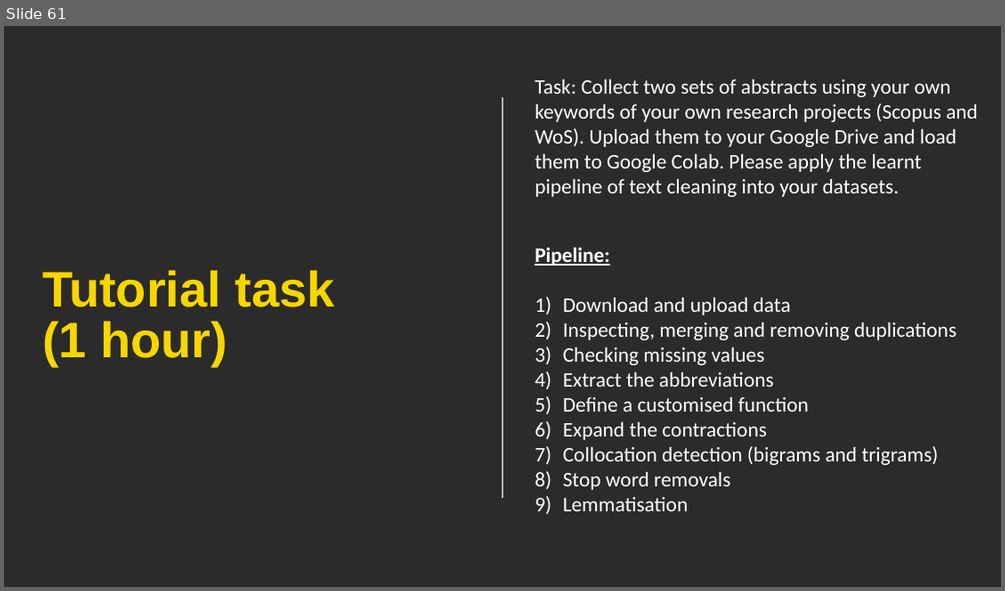
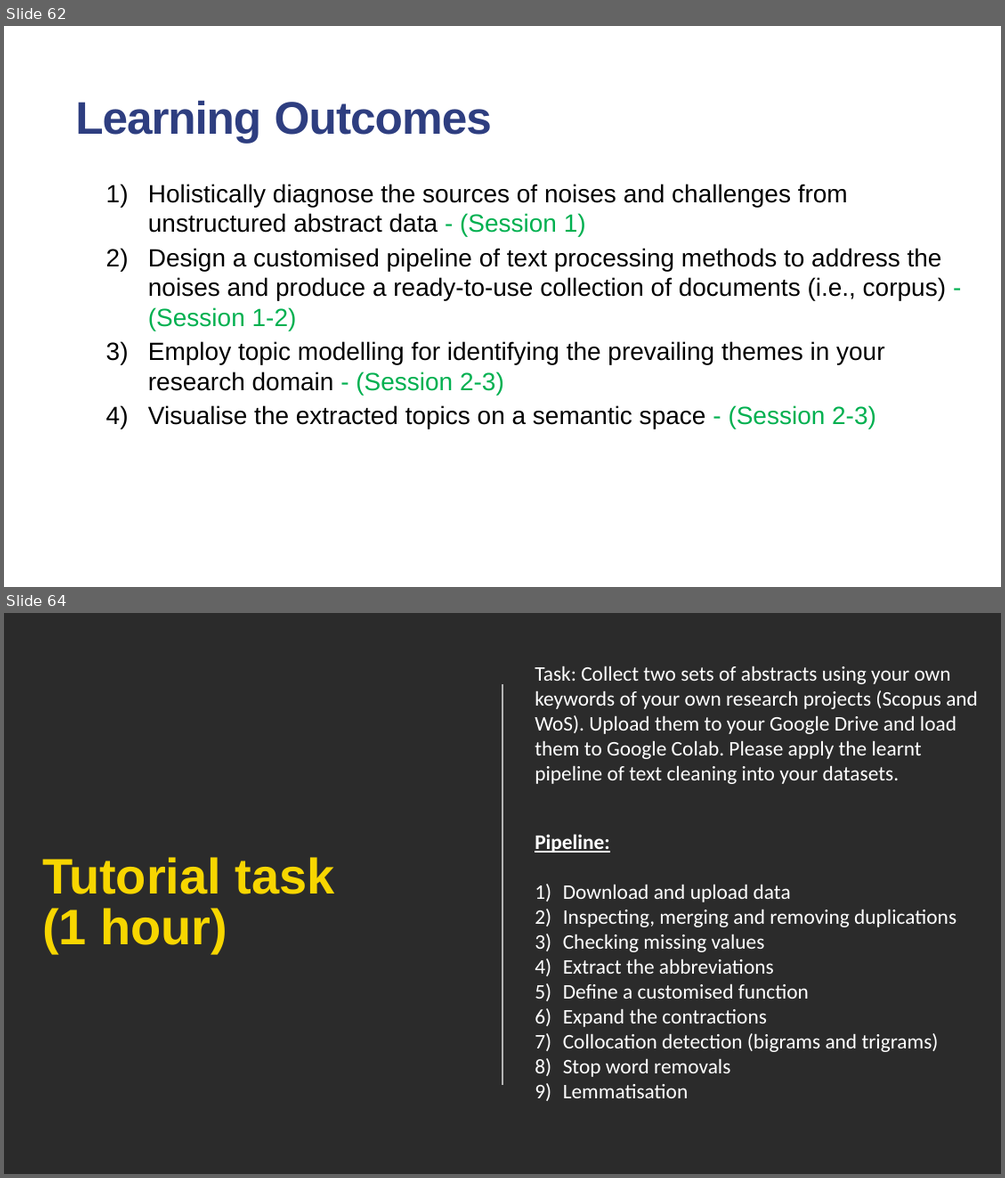
Before and after one commit to quanghuy2506/NUSC-LDA, a slide deck: PPT slides.pptx. Shown one above the other, each under a label of ours: slide 61 before the commit, slides 62 and 64 after it; the slides between them are not shown. The pictures are 1005x591 and 1005x1178 pixels, drawn with LibreOffice and Linux fonts; fonts in the diff are those of the drawing; background and template pictures are left out; a plain dark background stands for a picture behind light text. Boxes give left, top, right and bottom in pixels: in the first picture for what was removed or moved away, otherwise in the second. Text is boxed around its words. In the diff, an @@ line names an element or a change of style, - is before the commit and + after.

```diff
--- a/PPT slides.pptx
+++ b/PPT slides.pptx
@@ slide 62 added at [4, 26, 1001, 587], background picture (left out) @@
@@ title added at [75, 101, 492, 143], 44 pt, text #2E3E80, bold @@
+Learning Outcomes
@@ text added at [148, 184, 946, 428], 24 pt, text #000000 @@
+    1) Holistically diagnose the sources of noises and challenges from unstructured abstract data - (Session 1)
+    2) Design a customised pipeline of text processing methods to address the noises and produce a ready-to-use collection of documents (i.e., corpus) - (Session 1-2)
+    3) Employ topic modelling for identifying the prevailing themes in your research domain - (Session 2-3)
+    4) Visualise the extracted topics on a semantic space - (Session 2-3)
@@ what was slide 61 is now slide 64 @@
```
Also in this commit, not shown: 12 slides changed, 2 other slides added.
